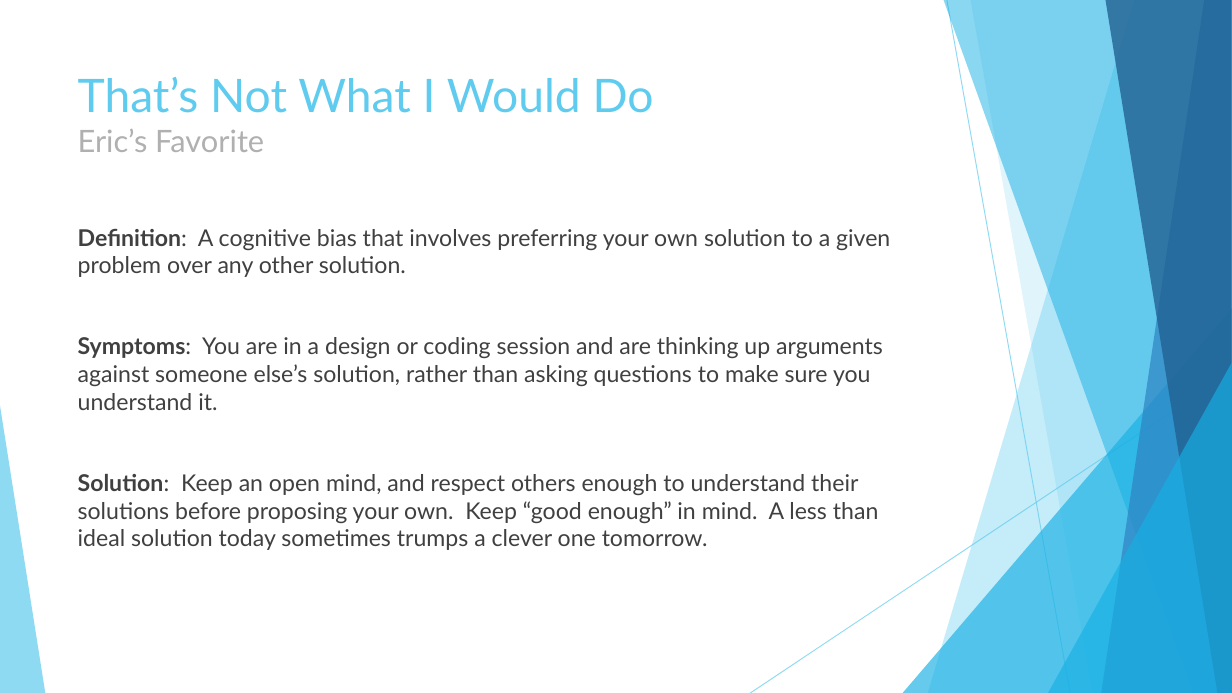
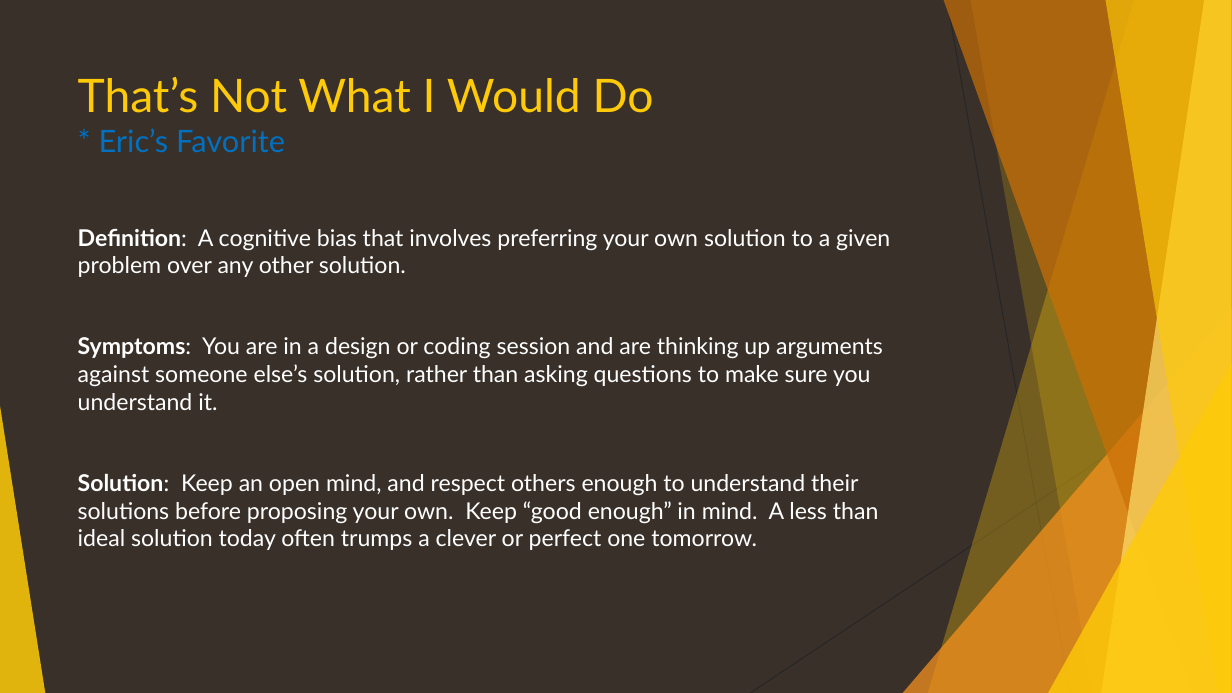
Before and after one commit to ericburcham/anti-patterns, a slide deck: slide 18 of anti-patterns.pptx. Drawn at 1232x693 pixels with LibreOffice and Linux fonts; fonts in the diff are those of the drawing. Boxes give left, top, right and bottom in pixels: in the first picture for what was removed or moved away, otherwise in the second. Text is boxed around its words. In the diff, an @@ line names an element or a change of style, - is before the commit and + after.

Commit message:
update presentation look and some of the wording

```diff
--- a/anti-patterns.pptx
+++ b/anti-patterns.pptx
@@ background #FFFFFF to #39302A @@
@@ freeform shape at [928,0,1232,693]: fill #5FCBEF at 36% opacity to #FFCA08 at 30% opacity @@
@@ freeform shape at [944,0,1232,693]: fill #17B0E4 at 50% opacity to #CA6F06 at 70% opacity @@
@@ line (947, 0) - (1070, 693): stroke #5FCBEF 0.75 pt to #262626 0.75 pt @@
@@ freeform shape at [970,0,1232,693]: fill #5FCBEF at 20% opacity to #FFCA08 at 20% opacity @@
@@ freeform shape at [1102,0,1232,693]: fill #2E83C3 at 70% opacity to #FFDF6B at 70% opacity @@
@@ freeform shape at [1105,0,1232,693]: fill #226292 at 80% opacity to #FFCA08 at 65% opacity @@
@@ title at [78,77,654,152]: text changed; text colour #5FCBEF to #FFCA08 @@
-That’s Not What I Would Do
-Eric’s Favorite
+That’s Not What I Would Do
+* Eric’s Favorite
@@ text at [78,228,890,410]: text colour #404040 to #FFFFFF in "Definition: A cognitive bias that involves preferring ...", "Symptoms: You are in a design or ..." @@
@@ triangle at [903,308,1232,693]: fill #17B0E4 at 66% opacity to #F8931D at 72% opacity @@
@@ line (1232, 372) - (750, 693): stroke #5FCBEF 0.75 pt to #262626 0.75 pt @@
@@ triangle at [1048,363,1232,693]: fill #17B0E4 at 66% opacity to #FFCA08 at 80% opacity @@
@@ triangle at [0,406,45,693]: fill #5FCBEF at 70% opacity to #FFCA08 at 85% opacity @@
@@ text at [78,474,879,550]: text changed; text colour #404040 to #FFFFFF @@
-Solution: Keep an open mind, and respect others enough to understand their solutions before proposing your own. Keep “good enough” in mind. A less than ideal solution today sometimes trumps a clever one tomorrow.
+Solution: Keep an open mind, and respect others enough to understand their solutions before proposing your own. Keep “good enough” in mind. A less than ideal solution today often trumps a clever or perfect one tomorrow.
```
Also in this commit, not shown: 35 other slides changed.
